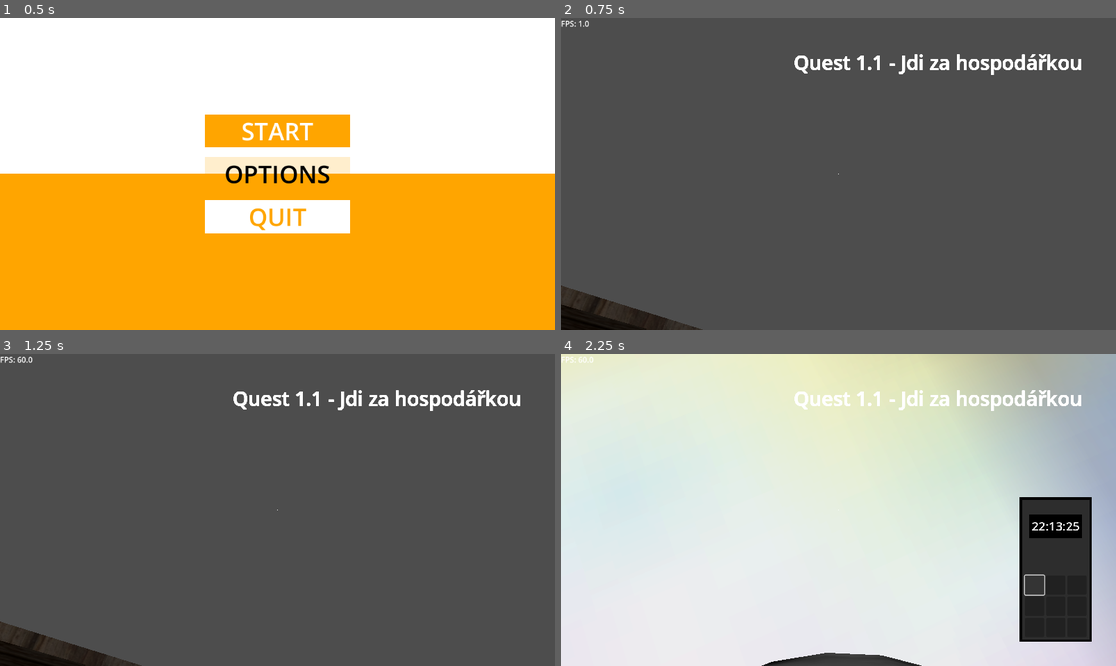
Above: before the commit, frames 1-4 (two rows, left to right).
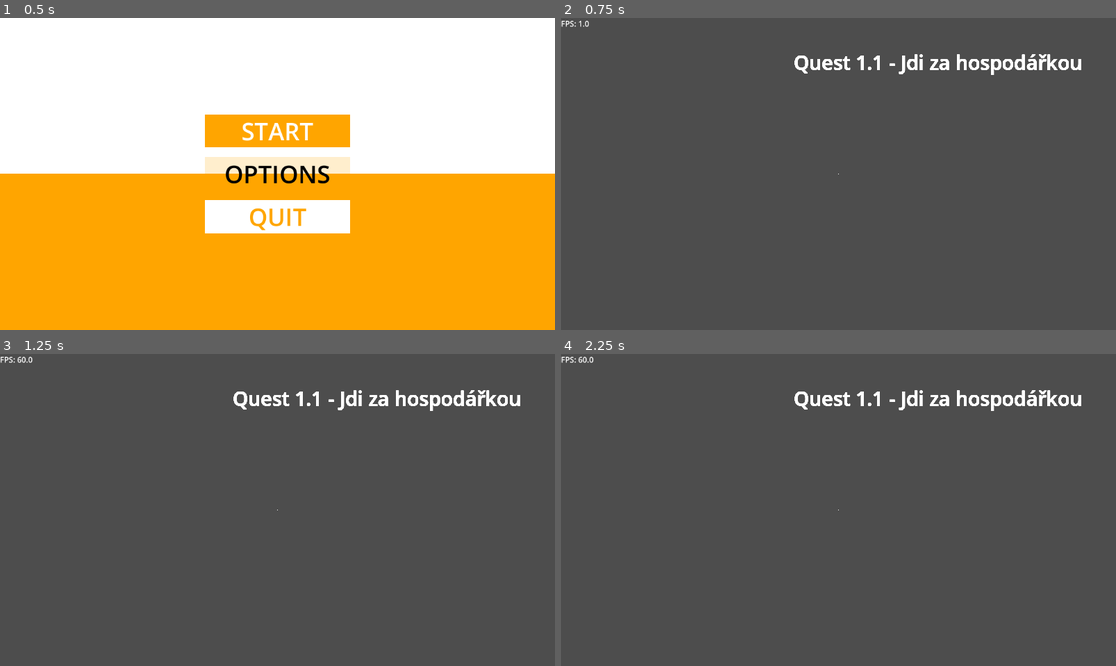
Above: after the commit, the same moments.

Repository: StrahovGameDev/StraHov
Game: Godot game, scene res://00main_scene/game_manager.tscn
Two runs of this game, one before a commit and one after it. Both use one fixed random seed, a clock stepped at 60 frames per second and the inputs below. Video files are missing from this copy of the repository; at most half a second of black plays in their place.
Inputs (mouse positions are in pixels of both pictures, inside the frame that each line leads up to; where the layout moved, square brackets give the same spot in the first picture):
- Up to frame 1 (0.5 s): no input
- Up to frame 2 (0.75 s): click "START" at 0.5 s
- Up to frame 3 (1.25 s): no input
- Up to frame 4 (2.25 s): tap Enter (enter) at 1.25 s; move the mouse to (866, 510) at 1.27 s; hold Space (fly_up) 1.28-2 s; hold Enter (enter) 1.28-2 s; tap Q (phone) at 1.55 s; click (949, 391) [1032, 584] at 2 s

Frame 1 is identical in both runs. In frame 2, 1.8% of the frame differs, in the area x 0-26%, y 85-100%; in frame 3, 1.8%; in frame 4, 98%, in the area x 0-100%, y 0-100%.

Commit message:
quest_system: update quest system

Diff:
--- a/00main_scene/game_manager.tscn
+++ b/00main_scene/game_manager.tscn
@@ -1,8 +1,7 @@
-[gd_scene load_steps=15 format=3 uid="uid://bh1bx58xo7kmm"]
+[gd_scene load_steps=13 format=3 uid="uid://bh1bx58xo7kmm"]
 
 [ext_resource type="Script" uid="uid://bbookv36piwvg" path="res://00main_scene/game_manager.gd" id="1_ctrpd"]
 [ext_resource type="PackedScene" uid="uid://djesgf26jvqba" path="res://scenes/player/player.tscn" id="2_ddapi"]
-[ext_resource type="PackedScene" uid="uid://d0h6plfgfa4ic" path="res://scenes/sortos_questos_test.tscn" id="2_q35ya"]
 [ext_resource type="PackedScene" uid="uid://limqqekoiruf" path="res://scenes/blocks/map.tscn" id="3_ddapi"]
 [ext_resource type="PackedScene" uid="uid://cv2buc5hncyui" path="res://scenes/global/dialog_trigger.tscn" id="4_1lmva"]
 [ext_resource type="PackedScene" uid="uid://c07q3pntyj0fy" path="res://menu/pause_menu/pause_menu.tscn" id="5_5f7xb"]
@@ -10,7 +9,6 @@
 [ext_resource type="PackedScene" uid="uid://bmcdpwrrpli6k" path="res://scenes/player/phone.tscn" id="8_0buo7"]
 [ext_resource type="PackedScene" uid="uid://c8kybpvtqyg1" path="res://cutscenes/cutscene_manager.tscn" id="8_yvaem"]
 [ext_resource type="PackedScene" uid="uid://bm06vvgv40ypg" path="res://shelf.tscn" id="9_ot8w6"]
-[ext_resource type="PackedScene" uid="uid://bejpr1711ebci" path="res://scenes/frantos_qestos.tscn" id="11_q35ya"]
 
 [sub_resource type="BoxShape3D" id="BoxShape3D_ot8w6"]
 size = Vector3(5.87, 1, 2.35)
@@ -22,9 +20,6 @@
 
 [node name="GameManager" type="Node"]
 script = ExtResource("1_ctrpd")
-
-[node name="SortosQuestos" parent="." instance=ExtResource("2_q35ya")]
-transform = Transform3D(1, 0, 0, 0, 1, 0, 0, 0, 1, 37.6135, 1.50855, -6.06856)
 
 [node name="Player" parent="." instance=ExtResource("2_ddapi")]
 transform = Transform3D(1.19249e-08, 0, -1, 0, 1, 0, 1, 0, 1.19249e-08, 33.4796, 1.098, -17.7073)
@@ -92,6 +87,7 @@
 transform = Transform3D(0.799737, -0.46758, 0.376549, 0, 0.627216, 0.778846, -0.60035, -0.622872, 0.501608, 0, 0, 0)
 
 [node name="pause_menu" parent="." instance=ExtResource("5_5f7xb")]
+layer = 2
 
 [node name="Camera3D" type="Camera3D" parent="."]
 transform = Transform3D(-3.7215e-06, -0.526793, 0.849994, -2.85555e-08, 0.849994, 0.526793, -1, 1.93619e-06, -3.1783e-06, 315.619, 212.768, 20.358)
@@ -102,18 +98,16 @@
 [node name="CutsceneManager" parent="." instance=ExtResource("8_yvaem")]
 
 [node name="main_menu" parent="." instance=ExtResource("5_p1t4w")]
+layer = 2
 
 [node name="Phone" parent="." instance=ExtResource("8_0buo7")]
 
 [node name="Shelf" parent="." instance=ExtResource("9_ot8w6")]
-transform = Transform3D(-0.707107, 0, -0.707107, 0, 1, 0, 0.707107, 0, -0.707107, 38.0836, 2.12777, -18.9955)
+transform = Transform3D(-0.707107, 0, -0.707107, 0, 1, 0, 0.707107, 0, -0.707107, 38.0836, 2.12777, -22.4124)
 
 [node name="MeshInstance3D" type="MeshInstance3D" parent="."]
 transform = Transform3D(1, 0, 0, 0, 1, 0, 0, 0, 1, 50, 2, -9.42897)
 mesh = SubResource("BoxMesh_cvbbf")
-
-[node name="FrantosQestos" parent="." instance=ExtResource("11_q35ya")]
-transform = Transform3D(1, 0, 0, 0, 1, 0, 0, 0, 1, 41.0438, 1.48729, -4.79482)
 
 [connection signal="finished" from="CutsceneManager" to="pause_menu" method="_on_cutscene_manager_finished"]
 [connection signal="started" from="CutsceneManager" to="pause_menu" method="_on_cutscene_manager_started"]
--- /dev/null
+++ b/debug_folders/filipstrahov/quest_1.gd
@@ -0,0 +1,6 @@
+extends Area3D
+
+
+func _on_body_entered(body: Node3D) -> void:
+	if body.is_in_group("player"):
+		$Quest.add_quest()
--- /dev/null
+++ b/debug_folders/filipstrahov/quest_1.tscn
@@ -0,0 +1,33 @@
+[gd_scene load_steps=7 format=3 uid="uid://cmx1dgl3bnik7"]
+
+[ext_resource type="Script" uid="uid://c7hahayecwhpi" path="res://debug_folders/filipstrahov/quest_1.gd" id="1_43o42"]
+[ext_resource type="Script" uid="uid://i5c3iacsacm5" path="res://debug_folders/filipstrahov/quest_dependencies/quest.gd" id="2_xnek6"]
+[ext_resource type="Script" uid="uid://dw8ujgujfm4u1" path="res://debug_folders/filipstrahov/quest_dependencies/quest_data.gd" id="3_pidd7"]
+
+[sub_resource type="BoxMesh" id="BoxMesh_55t1n"]
+
+[sub_resource type="BoxShape3D" id="BoxShape3D_43o42"]
+
+[sub_resource type="Resource" id="Resource_cqpko"]
+script = ExtResource("3_pidd7")
+quest_unique_name = ""
+quest_name = "Quest1"
+quest_description = "Your task is to go to the big ball."
+quest_completed = false
+metadata/_custom_type_script = "uid://dw8ujgujfm4u1"
+
+[node name="Quest1" type="Area3D"]
+script = ExtResource("1_43o42")
+
+[node name="MeshInstance3D" type="MeshInstance3D" parent="."]
+mesh = SubResource("BoxMesh_55t1n")
+
+[node name="CollisionShape3D" type="CollisionShape3D" parent="."]
+shape = SubResource("BoxShape3D_43o42")
+
+[node name="Quest" type="Node" parent="."]
+script = ExtResource("2_xnek6")
+quest_data = SubResource("Resource_cqpko")
+metadata/_custom_type_script = "uid://i5c3iacsacm5"
+
+[connection signal="body_entered" from="." to="." method="_on_body_entered"]
--- /dev/null
+++ b/debug_folders/filipstrahov/quest_2.gd
@@ -0,0 +1,6 @@
+extends Area3D
+
+
+func _on_body_entered(body: Node3D) -> void:
+	$Quest.add_quest()
+	QuestManager.update_description("unique", "new description")
--- /dev/null
+++ b/debug_folders/filipstrahov/quest_2.tscn
@@ -0,0 +1,33 @@
+[gd_scene load_steps=7 format=3 uid="uid://b58irk40sfqvc"]
+
+[ext_resource type="Script" uid="uid://c8rqe075e86rn" path="res://debug_folders/filipstrahov/quest_2.gd" id="1_4y7ac"]
+[ext_resource type="Script" uid="uid://i5c3iacsacm5" path="res://debug_folders/filipstrahov/quest_dependencies/quest.gd" id="2_4y7ac"]
+[ext_resource type="Script" uid="uid://dw8ujgujfm4u1" path="res://debug_folders/filipstrahov/quest_dependencies/quest_data.gd" id="3_unkkl"]
+
+[sub_resource type="SphereMesh" id="SphereMesh_8ftkv"]
+
+[sub_resource type="SphereShape3D" id="SphereShape3D_t8h38"]
+
+[sub_resource type="Resource" id="Resource_nf1gx"]
+script = ExtResource("3_unkkl")
+quest_unique_name = "unique"
+quest_name = "QUESTOS"
+quest_description = "Quest1 updated - go to see dorm manager."
+quest_completed = false
+metadata/_custom_type_script = "uid://dw8ujgujfm4u1"
+
+[node name="Quest2" type="Area3D"]
+script = ExtResource("1_4y7ac")
+
+[node name="MeshInstance3D" type="MeshInstance3D" parent="."]
+mesh = SubResource("SphereMesh_8ftkv")
+
+[node name="CollisionShape3D" type="CollisionShape3D" parent="."]
+shape = SubResource("SphereShape3D_t8h38")
+
+[node name="Quest" type="Node" parent="."]
+script = ExtResource("2_4y7ac")
+quest_data = SubResource("Resource_nf1gx")
+metadata/_custom_type_script = "uid://i5c3iacsacm5"
+
+[connection signal="body_entered" from="." to="." method="_on_body_entered"]
--- /dev/null
+++ b/debug_folders/filipstrahov/quest_3.gd
@@ -0,0 +1,6 @@
+extends Area3D
+
+
+func _on_body_entered(body: Node3D) -> void:
+	$Quest.quest_data.quest_completed = true
+	$Quest.is_complete()
--- /dev/null
+++ b/debug_folders/filipstrahov/quest_3.tscn
@@ -0,0 +1,33 @@
+[gd_scene load_steps=7 format=3 uid="uid://ccxbaf1kkx0bw"]
+
+[ext_resource type="Script" uid="uid://twtk3j3pkqx2" path="res://debug_folders/filipstrahov/quest_3.gd" id="1_dkrpc"]
+[ext_resource type="Script" uid="uid://i5c3iacsacm5" path="res://debug_folders/filipstrahov/quest_dependencies/quest.gd" id="2_h3jy4"]
+[ext_resource type="Script" uid="uid://dw8ujgujfm4u1" path="res://debug_folders/filipstrahov/quest_dependencies/quest_data.gd" id="3_6ta8s"]
+
+[sub_resource type="CapsuleMesh" id="CapsuleMesh_7vv65"]
+
+[sub_resource type="CapsuleShape3D" id="CapsuleShape3D_mfgtn"]
+
+[sub_resource type="Resource" id="Resource_jwycu"]
+script = ExtResource("3_6ta8s")
+quest_unique_name = ""
+quest_name = ""
+quest_description = ""
+quest_completed = false
+metadata/_custom_type_script = "uid://dw8ujgujfm4u1"
+
+[node name="Quest3" type="Area3D"]
+script = ExtResource("1_dkrpc")
+
+[node name="MeshInstance3D" type="MeshInstance3D" parent="."]
+mesh = SubResource("CapsuleMesh_7vv65")
+
+[node name="CollisionShape3D" type="CollisionShape3D" parent="."]
+shape = SubResource("CapsuleShape3D_mfgtn")
+
+[node name="Quest" type="Node" parent="."]
+script = ExtResource("2_h3jy4")
+quest_data = SubResource("Resource_jwycu")
+metadata/_custom_type_script = "uid://i5c3iacsacm5"
+
+[connection signal="body_entered" from="." to="." method="_on_body_entered"]
--- /dev/null
+++ b/debug_folders/filipstrahov/quest_4.gd
@@ -0,0 +1,6 @@
+extends Area3D
+
+
+func _on_body_entered(body: Node3D) -> void:
+	if QuestManager.quest1:
+		$Quest.add_quest()
--- /dev/null
+++ b/debug_folders/filipstrahov/quest_4.tscn
@@ -0,0 +1,33 @@
+[gd_scene load_steps=7 format=3 uid="uid://d16jsdlm2a36f"]
+
+[ext_resource type="Script" uid="uid://ds65vx7njhmku" path="res://debug_folders/filipstrahov/quest_4.gd" id="1_edfwl"]
+[ext_resource type="Script" uid="uid://i5c3iacsacm5" path="res://debug_folders/filipstrahov/quest_dependencies/quest.gd" id="2_t65su"]
+[ext_resource type="Script" uid="uid://dw8ujgujfm4u1" path="res://debug_folders/filipstrahov/quest_dependencies/quest_data.gd" id="3_e2goi"]
+
+[sub_resource type="CylinderMesh" id="CylinderMesh_ujdl3"]
+
+[sub_resource type="CylinderShape3D" id="CylinderShape3D_2j71t"]
+
+[sub_resource type="Resource" id="Resource_epo46"]
+script = ExtResource("3_e2goi")
+quest_id = 0
+quest_name = "Quest X"
+quest_description = "If you are reading this, you have completed QUEST 1"
+quest_completed = false
+metadata/_custom_type_script = "uid://dw8ujgujfm4u1"
+
+[node name="Quest4" type="Area3D"]
+script = ExtResource("1_edfwl")
+
+[node name="MeshInstance3D" type="MeshInstance3D" parent="."]
+mesh = SubResource("CylinderMesh_ujdl3")
+
+[node name="CollisionShape3D" type="CollisionShape3D" parent="."]
+shape = SubResource("CylinderShape3D_2j71t")
+
+[node name="Quest" type="Node" parent="."]
+script = ExtResource("2_t65su")
+quest_data = SubResource("Resource_epo46")
+metadata/_custom_type_script = "uid://i5c3iacsacm5"
+
+[connection signal="body_entered" from="." to="." method="_on_body_entered"]
--- /dev/null
+++ b/debug_folders/filipstrahov/quest_dependencies/quest.gd
@@ -0,0 +1,20 @@
+extends Node
+class_name Quest
+
+@export var quest_data: QuestData
+
+
+func add_quest():
+	#var new_quest: Resource = quest_data.duplicate(true)
+	QuestManager.quest_array.append(quest_data)
+	QuestManager.add_quest()
+	#queue_free()
+
+
+
+
+func is_complete():
+	if quest_data.quest_completed:
+		print("quest completed")
+	else:
+		print("quest not completed")
--- /dev/null
+++ b/debug_folders/filipstrahov/quest_dependencies/quest_data.gd
@@ -0,0 +1,9 @@
+extends Resource
+class_name QuestData
+
+## A single unique word as quest identifier
+@export var quest_unique_name: String
+## Quest name is shown inside game
+@export var quest_name: String
+@export_multiline var quest_description: String
+@export var quest_completed: bool
--- /dev/null
+++ b/debug_folders/filipstrahov/quest_dependencies/quest_data.tres
@@ -0,0 +1,10 @@
+[gd_resource type="Resource" script_class="QuestData" load_steps=2 format=3 uid="uid://cmv66krf6e5lj"]
+
+[ext_resource type="Script" uid="uid://dw8ujgujfm4u1" path="res://debug_folders/filipstrahov/quest_dependencies/quest_data.gd" id="1_qah21"]
+
+[resource]
+script = ExtResource("1_qah21")
+quest_id = 0
+quest_name = ""
+quest_description = ""
+metadata/_custom_type_script = "uid://dw8ujgujfm4u1"
--- /dev/null
+++ b/debug_folders/filipstrahov/quest_labels.gd
@@ -0,0 +1,31 @@
+extends CanvasLayer
+
+@onready var vbox = $QuestLabels/VBoxContainer
+
+func _ready() -> void:
+	QuestManager.quest_added.connect(add_quest_label)
+	visible = false
+
+
+func _input(event: InputEvent) -> void:
+	if event.is_action_pressed("quest_label"):
+		visible = !visible
+		if visible:
+			Input.set_mouse_mode(Input.MOUSE_MODE_VISIBLE)
+		else:
+			Input.set_mouse_mode(Input.MOUSE_MODE_CAPTURED)
+
+
+func add_quest_label(index) -> void:
+	var button: Button = Button.new()
+	button.text = QuestManager.quest_array[index].quest_name
+	button.pressed.connect(_on_quest_button_pressed.bind(index))
+	vbox.add_child(button)
+func _on_quest_button_pressed(index):
+	var quest = QuestManager.quest_array[index].quest_description
+	$QuestLabels/ColorRect/QuestDescription.text = quest
+	$QuestLabels/ColorRect.show()
+
+func _on_button_pressed() -> void:
+	hide()
+	Input.set_mouse_mode(Input.MOUSE_MODE_CAPTURED)
--- /dev/null
+++ b/debug_folders/filipstrahov/quest_labels.tscn
@@ -0,0 +1,62 @@
+[gd_scene load_steps=2 format=3 uid="uid://b0oikjky6vpu6"]
+
+[ext_resource type="Script" uid="uid://bccqw1vdheu4o" path="res://debug_folders/filipstrahov/quest_labels.gd" id="1_grn6d"]
+
+[node name="QuestUI" type="CanvasLayer"]
+layer = 2
+script = ExtResource("1_grn6d")
+
+[node name="QuestLabels" type="Control" parent="."]
+layout_mode = 3
+anchors_preset = 15
+anchor_right = 1.0
+anchor_bottom = 1.0
+grow_horizontal = 2
+grow_vertical = 2
+
+[node name="VBoxContainer" type="VBoxContainer" parent="QuestLabels"]
+layout_mode = 1
+anchors_preset = 9
+anchor_bottom = 1.0
+offset_left = 320.0
+offset_top = 64.0
+offset_right = 576.0
+offset_bottom = -155.0
+grow_vertical = 2
+
+[node name="ColorRect" type="ColorRect" parent="QuestLabels"]
+layout_mode = 1
+anchors_preset = 11
+anchor_left = 1.0
+anchor_right = 1.0
+anchor_bottom = 1.0
+offset_left = -576.0
+offset_top = 64.0
+offset_right = -320.0
+offset_bottom = -155.0
+grow_horizontal = 0
+grow_vertical = 2
+color = Color(0.269531, 0.657593, 1, 1)
+metadata/_edit_group_ = true
+
+[node name="QuestDescription" type="Label" parent="QuestLabels/ColorRect"]
+layout_mode = 1
+anchors_preset = 15
+anchor_right = 1.0
+anchor_bottom = 1.0
+offset_top = 71.0
+grow_horizontal = 2
+grow_vertical = 2
+autowrap_mode = 3
+
+[node name="Button" type="Button" parent="QuestLabels/ColorRect"]
+layout_mode = 1
+anchors_preset = 1
+anchor_left = 1.0
+anchor_right = 1.0
+offset_left = -47.0
+offset_bottom = 31.0
+grow_horizontal = 0
+text = "QUIT"
+
+[connection signal="pressed" from="QuestLabels/ColorRect/Button" to="." method="_on_button_pressed"]
--- /dev/null
+++ b/debug_folders/filipstrahov/quest_manager.gd
@@ -0,0 +1,30 @@
+extends Node
+
+# I do not have to type quest_added(quest_index), it works without it... so be it
+signal quest_added
+signal quest_removed
+
+var quest_array: Array = []
+
+
+func add_quest():
+	var quest_index: int = quest_array.size() - 1
+#	This goes directly into QuestLabels function add_quest_label(index)
+	quest_added.emit(quest_index)
+
+func update_description(quest_unique_name: String, new_description: String) -> void:
+	var found: bool = false
+	for quest in quest_array:
+		if quest.quest_unique_name == quest_unique_name:
+			quest.quest_description += "\n" + new_description
+			found = true
+			break
+	if !found:
+		push_error("Quest Unique Name missing")
+
+func fail_quest():
+	pass
+
+
+func complete_quest(quest_name) -> void:
+	pass
--- a/frantos_qestos.gd
+++ /dev/null
@@ -1,12 +0,0 @@
-extends Area3D
-
-var quest_from_franta: String = "This is your SECOND quest."
-var description_franta: String = "Aha, I see, you are truly quest hunting beast. This quest is not easy, so listen up..."
-
-
-func _on_body_entered(body: Node3D) -> void:
-	if body.is_in_group("player"):
-		npc_quest(quest_from_franta, description_franta)
-
-func npc_quest(quest_name, description) -> void:
-	QuestManager.add_quest(quest_name, description)
--- a/project.godot
+++ b/project.godot
@@ -18,7 +18,7 @@
 
 [autoload]
 
-QuestManager="*res://quest_manager.gd"
+QuestManager="*res://debug_folders/filipstrahov/quest_manager.gd"
 
 [file_customization]
 
@@ -113,6 +113,11 @@
 "events": [Object(InputEventKey,"resource_local_to_scene":false,"resource_name":"","device":-1,"window_id":0,"alt_press …(192 unchanged characters)…
 ]
 }
+quest_label={
+"deadzone": 0.2,
+"events": [Object(InputEventKey,"resource_local_to_scene":false,"resource_name":"","device":-1,"window_id":0,"alt_pressed":false,"shift_pressed":false,"ctrl_pressed":false,"meta_pressed":false,"pressed":false,"keycode":0,"physical_keycode":81,"key_label":0,"unicode":113,"location":0,"echo":false,"script":null)
+]
+}
 
 [layer_names]
 
--- a/quest_labels.gd
+++ /dev/null
@@ -1,17 +0,0 @@
-extends Control
-
-@onready var vbox = $VBoxContainer
-
-func _ready() -> void:
-	QuestManager.quest_added.connect(add_quest_label)
-
-
-func add_quest_label(index) -> void:
-	var button: Button = Button.new()
-	button.text = QuestManager.quest_array[index].get("name")
-	button.pressed.connect(_on_quest_button_pressed.bind(index))
-	vbox.add_child(button)
-
-func _on_quest_button_pressed(index):
-	var quest = QuestManager.quest_array[index].get("description")
-	print(quest)
--- a/quest_labels.tscn
+++ /dev/null
@@ -1,16 +0,0 @@
-[gd_scene load_steps=2 format=3 uid="uid://b0oikjky6vpu6"]
-
-[ext_resource type="Script" uid="uid://bccqw1vdheu4o" path="res://quest_labels.gd" id="1_grn6d"]
-
-[node name="CanvasLayer" type="CanvasLayer"]
-layer = 2
-
-[node name="QuestLabels" type="Control" parent="."]
-layout_mode = 3
-anchors_preset = 0
-script = ExtResource("1_grn6d")
-
-[node name="VBoxContainer" type="VBoxContainer" parent="QuestLabels"]
-layout_mode = 0
-offset_right = 40.0
-offset_bottom = 40.0
--- a/quest_manager.gd
+++ /dev/null
@@ -1,18 +0,0 @@
-extends Node
-
-# I do not have to type quest_added(index), it works without it... so be it
-signal quest_added
-
-var quest_array: Array = []
-
-
-func add_quest(quest_name, description):
-	var new_quest: Dictionary = {
-		"name": quest_name,
-		"description": description
-	}
-	quest_array.append(new_quest)
-	var quest_index: int = quest_array.size() - 1
-#	This goes directly into QuesLabels function add_quest_label(index)
-	quest_added.emit(quest_index)
-	print(quest_array)
--- a/scenes/frantos_qestos.tscn
+++ /dev/null
@@ -1,20 +0,0 @@
-[gd_scene load_steps=4 format=3 uid="uid://bejpr1711ebci"]
-
-[ext_resource type="Script" uid="uid://d2kx0dk6dhqve" path="res://frantos_qestos.gd" id="1_vte4w"]
-
-[sub_resource type="BoxShape3D" id="BoxShape3D_fnus4"]
-size = Vector3(2.02637, 1.77344, 2.54395)
-
-[sub_resource type="BoxMesh" id="BoxMesh_t08yg"]
-
-[node name="FrantosQestos" type="Area3D"]
-script = ExtResource("1_vte4w")
-
-[node name="CollisionShape3D" type="CollisionShape3D" parent="."]
-transform = Transform3D(1, 0, 0, 0, 1, 0, 0, 0, 1, 0, 0, -0.0698242)
-shape = SubResource("BoxShape3D_fnus4")
-
-[node name="MeshInstance3D" type="MeshInstance3D" parent="."]
-mesh = SubResource("BoxMesh_t08yg")
-
-[connection signal="body_entered" from="." to="." method="_on_body_entered"]
--- a/scenes/player/phone.gd
+++ b/scenes/player/phone.gd
@@ -10,5 +10,7 @@
 	$Background/Time/TimeLabel.text = current_time
 
 func _input(event: InputEvent) -> void:
-	if event.is_action_pressed("phone"):
-		self.visible = !self.visible
+	pass
+#	q is for quest
+	#if event.is_action_pressed("phone"):
+		#self.visible = !self.visible
--- a/scenes/player/player.tscn
+++ b/scenes/player/player.tscn
@@ -5,7 +5,7 @@
 [ext_resource type="PackedScene" uid="uid://blnv74irts5gj" path="res://scenes/global/console.tscn" id="2_whsb8"]
 [ext_resource type="Texture2D" uid="uid://b3kq5qbad6e34" path="res://scenes/player/player_kafka_kafka2.png" id="3_hqtel"]
 [ext_resource type="PackedScene" uid="uid://rukcl2t6m65y" path="res://scenes/player/weapon_manager.tscn" id="5_sweqy"]
-[ext_resource type="PackedScene" uid="uid://b0oikjky6vpu6" path="res://quest_labels.tscn" id="6_75vfm"]
+[ext_resource type="PackedScene" uid="uid://b0oikjky6vpu6" path="res://debug_folders/filipstrahov/quest_labels.tscn" id="6_75vfm"]
 
 [sub_resource type="CapsuleShape3D" id="CapsuleShape3D_1tgjw"]
 
--- a/scenes/sortos_questos_test.gd
+++ /dev/null
@@ -1,12 +0,0 @@
-extends Area3D
-
-var quest_from_sort: String = "This is your first quest."
-var sortos_description: String = "This is a description of the first quest. Your task is truly hard and spectacular but there is no time to explain it, hence I am out, bye."
-
-
-func _on_body_entered(body: Node3D) -> void:
-	if body.is_in_group("player"):
-		npc_quest(quest_from_sort, sortos_description)
-
-func npc_quest(quest_name, description) -> void:
-	QuestManager.add_quest(quest_name, description)
--- a/scenes/sortos_questos_test.tscn
+++ /dev/null
@@ -1,21 +0,0 @@
-[gd_scene load_steps=4 format=3 uid="uid://d0h6plfgfa4ic"]
-
-[ext_resource type="Script" uid="uid://c0jsrlxup0qnd" path="res://scenes/sortos_questos_test.gd" id="1_ew5mk"]
-
-[sub_resource type="CapsuleMesh" id="CapsuleMesh_ej0tv"]
-
-[sub_resource type="SphereShape3D" id="SphereShape3D_ew5mk"]
-radius = 1.41182
-
-[node name="SortosQuestos" type="Area3D"]
-script = ExtResource("1_ew5mk")
-
-[node name="MeshInstance3D" type="MeshInstance3D" parent="."]
-transform = Transform3D(1, 0, 0, 0, 1, 0, 0, 0, 1, 0, 0.720397, 0)
-mesh = SubResource("CapsuleMesh_ej0tv")
-
-[node name="CollisionShape3D" type="CollisionShape3D" parent="."]
-transform = Transform3D(1, 0, 0, 0, 1, 0, 0, 0, 1, 0, 0.990132, 0)
-shape = SubResource("SphereShape3D_ew5mk")
-
-[connection signal="body_entered" from="." to="." method="_on_body_entered"]
Not shown, added: debug_folders/filipstrahov/quest_1.gd.uid
Not shown, added: debug_folders/filipstrahov/quest_2.gd.uid
Not shown, added: debug_folders/filipstrahov/quest_3.gd.uid
Not shown, added: debug_folders/filipstrahov/quest_4.gd.uid
Not shown, added: debug_folders/filipstrahov/quest_dependencies/quest.gd.uid
Not shown, added: debug_folders/filipstrahov/quest_dependencies/quest_data.gd.uid
Renamed: quest_labels.gd.uid -> debug_folders/filipstrahov/quest_labels.gd.uid
Renamed: quest_manager.gd.uid -> debug_folders/filipstrahov/quest_manager.gd.uid
Not shown, removed: frantos_qestos.gd.uid
Not shown, removed: scenes/sortos_questos_test.gd.uid
